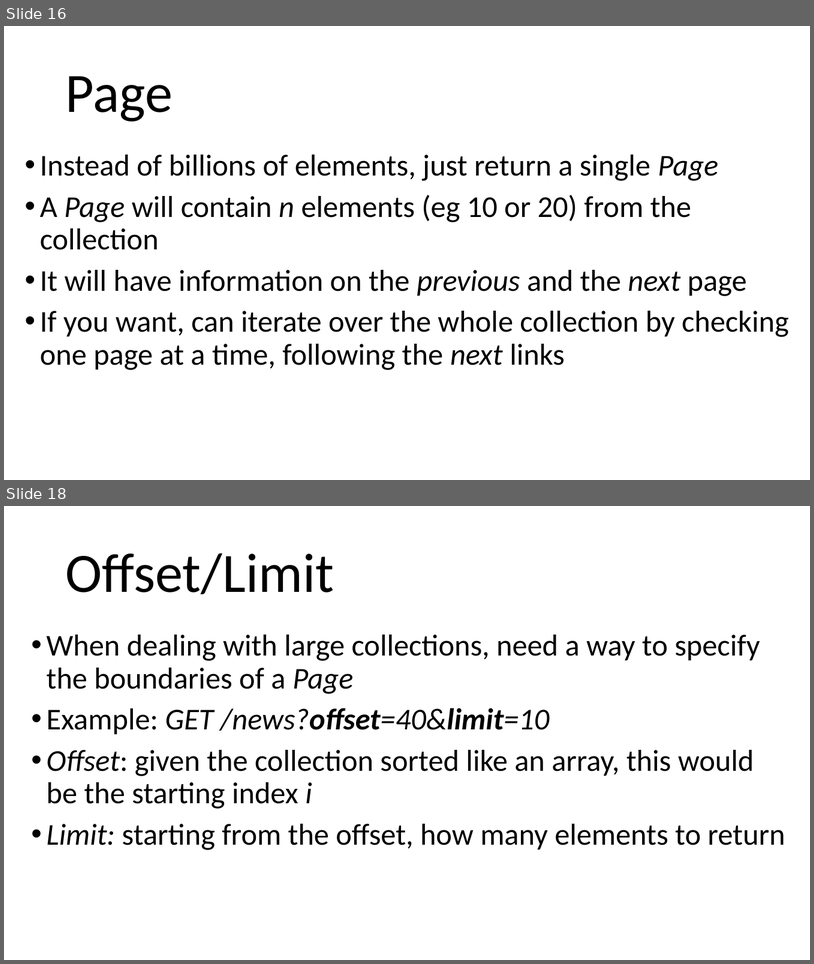
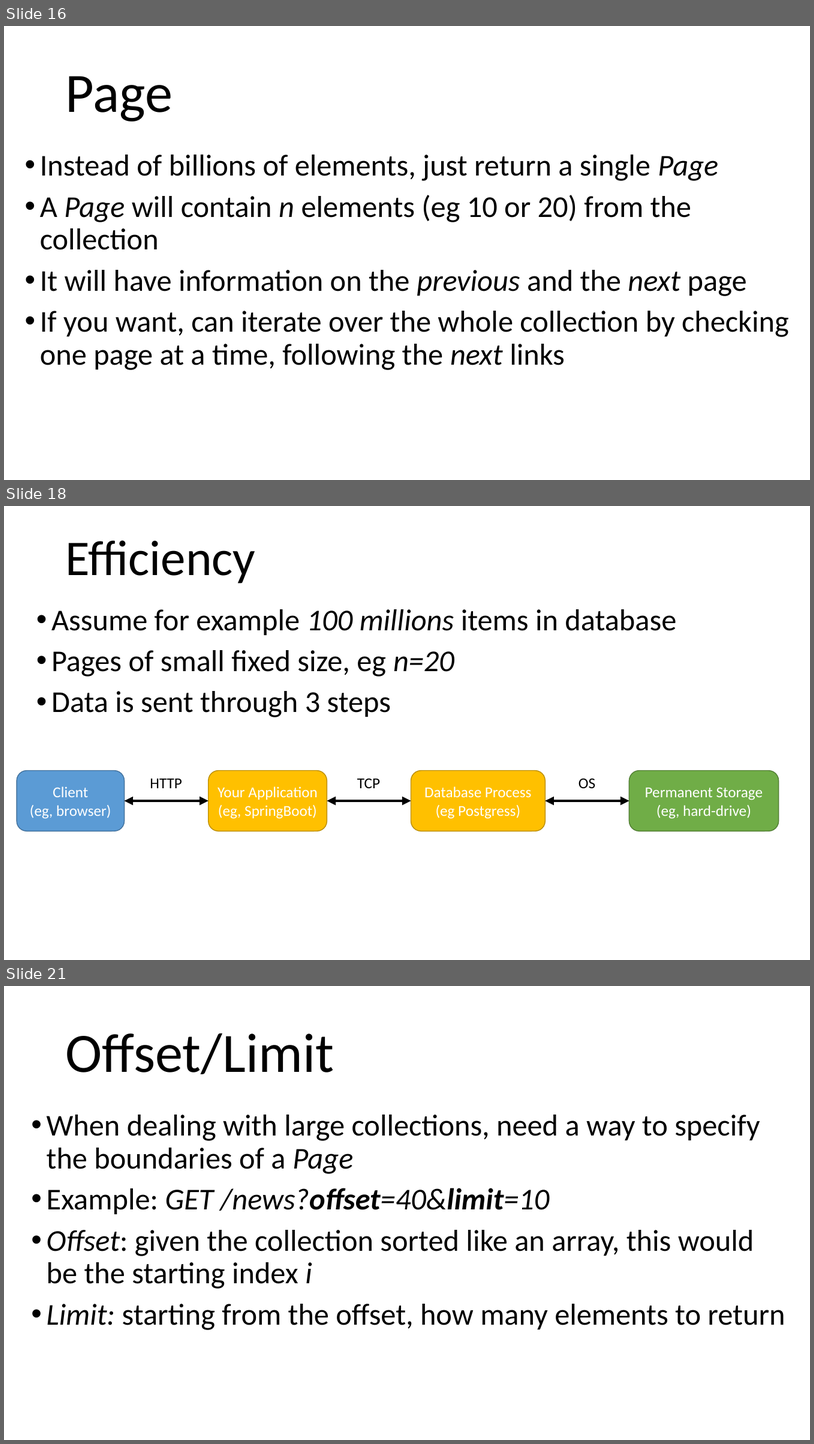
Before and after one commit to arcuri82/testing_security_development_enterprise_systems, a slide deck: doc/advanced/slides/lesson_04.pptx. Shown one above the other, each under a label of ours: slides 16 and 18 before the commit, slides 16, 18 and 21 after it; the slides between them are not shown. The pictures are 814x964 and 814x1444 pixels, drawn with LibreOffice and Linux fonts; fonts in the diff are those of the drawing. Boxes give left, top, right and bottom in pixels: in the first picture for what was removed or moved away, otherwise in the second. Text is boxed around its words. In the diff, an @@ line names an element or a change of style, - is before the commit and + after.

```diff
--- a/doc/advanced/slides/lesson_04.pptx
+++ b/doc/advanced/slides/lesson_04.pptx
@@ slide 18 added at [4, 506, 810, 960], background #FFFFFF @@
@@ title added at [65, 540, 255, 583], 59.4 pt, text #000000 @@
+Efficiency
@@ text added at [51, 609, 677, 717], 36 pt, text #000000 @@
+• Assume for example 100 millions items in database
+• Pages of small fixed size, eg n=20
+• Data is sent through 3 steps
@@ rounded rectangle added at [17, 771, 125, 831], fill #5B9BD5, outline #43739E 1 pt, 18 pt, text #FFFFFF @@
+Client
+(eg, browser)
@@ rounded rectangle added at [209, 771, 327, 831], fill #FFC000, outline #BD8E00 1 pt, 18 pt, text #FFFFFF @@
+Your Application
+(eg, SpringBoot)
@@ rounded rectangle added at [411, 771, 545, 831], fill #FFC000, outline #BD8E00 1 pt, 18 pt, text #FFFFFF @@
+Database Process
+(eg Postgress)
@@ rounded rectangle added at [630, 771, 779, 831], fill #70AD47, outline #538035 1 pt, 18 pt, text #FFFFFF @@
+Permanent Storage
+(eg, hard-drive)
@@ text added at [150, 778, 182, 788], 18 pt, text #000000 @@
+HTTP
@@ text added at [357, 778, 380, 788], 18 pt, text #000000 @@
+TCP
@@ text added at [579, 778, 596, 788], 18 pt, text #000000 @@
+OS
@@ double arrow added from (125, 801) to (209, 801), #000000 3.5 pt @@
@@ double arrow added from (327, 801) to (411, 801), #000000 3.5 pt @@
@@ double arrow added from (545, 801) to (630, 801), #000000 3.5 pt @@
@@ what was slide 18 is now slide 21 @@
```
Also in this commit, not shown: 2 slides changed, 9 other slides added.
